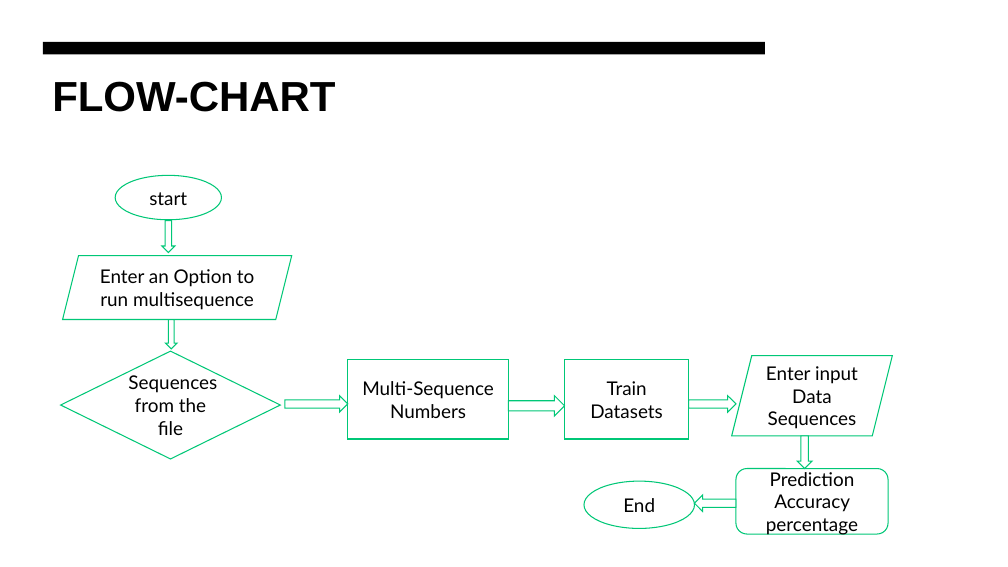
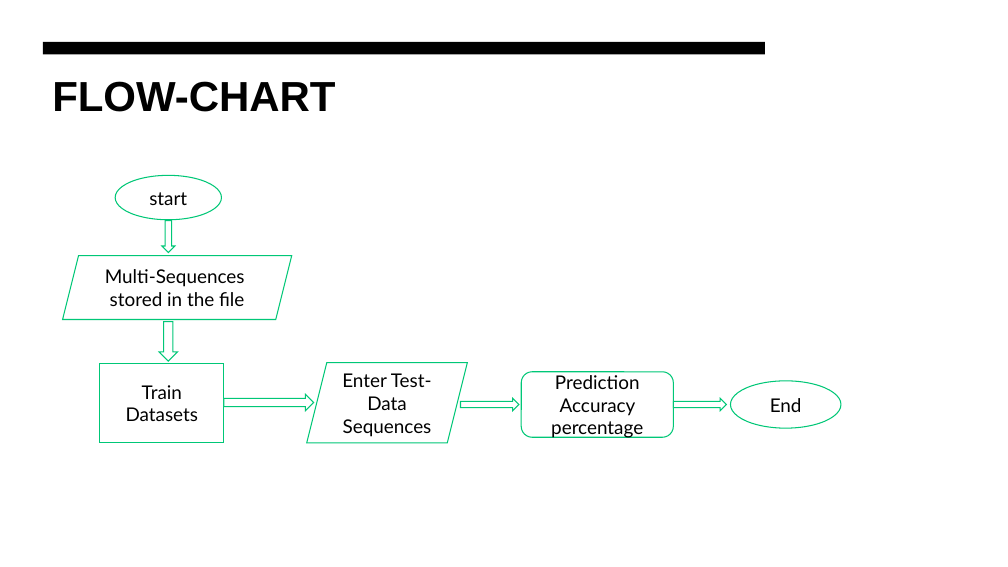
Before and after one commit to faizmohammedkhan7/neocortexapi, a slide deck: slide 8 of source/MySEProject/Documentation/ML-22-23-15 Approve Prediction of Multisequence Learning .pptx. Drawn at 1008x567 pixels with LibreOffice and Linux fonts; fonts in the diff are those of the drawing. Boxes give left, top, right and bottom in pixels: in the first picture for what was removed or moved away, otherwise in the second. Text is boxed around its words. In the diff, an @@ line names an element or a change of style, - is before the commit and + after.

```diff
--- a/source/MySEProject/Documentation/ML-22-23-15 Approve Prediction of Multisequence Learning .pptx
+++ b/source/MySEProject/Documentation/ML-22-23-15 Approve Prediction of Multisequence Learning .pptx
@@ text in parallelogram at [105, 269, 245, 306]: text changed @@
-Enter an Option to run multisequence
+Multi-Sequences stored in the file
@@ down arrow: place and size @@
-down arrow at [166, 320, 178, 349]
+down arrow at [159, 321, 177, 361]
@@ diamond removed at [60, 351, 281, 459] @@
-Sequences from the file
@@ rectangle "Train Datasets": place and size @@
-rectangle "Train Datasets" at [565, 360, 689, 439]
+rectangle "Train Datasets" at [100, 363, 224, 442]
@@ parallelogram "Enter Test- Data Sequences": place and size @@
-parallelogram "Enter Test- Data Sequences" at [732, 355, 892, 436]
+parallelogram "Enter Test- Data Sequences" at [307, 363, 467, 443]
@@ text in parallelogram at [342, 373, 432, 437]: text changed @@
-Enter input Data Sequences
+Enter Test- Data Sequences
@@ rectangle removed at [348, 360, 508, 439] @@
-Multi-Sequence Numbers
@@ rounded rectangle "Prediction Accuracy percentage": place and size @@
-rounded rectangle "Prediction Accuracy percentage" at [737, 469, 889, 535]
+rounded rectangle "Prediction Accuracy percentage" at [522, 372, 674, 438]
@@ ellipse "End": place and size @@
-ellipse "End" at [584, 481, 694, 529]
+ellipse "End" at [730, 381, 841, 429]
@@ right arrow: place and size @@
-right arrow at [285, 395, 348, 412]
+right arrow at [224, 395, 314, 411]
@@ right arrow: place and size @@
-right arrow at [509, 395, 565, 416]
+right arrow at [461, 399, 519, 411]
@@ right arrow: place and size @@
-right arrow at [689, 395, 737, 412]
+right arrow at [674, 399, 727, 411]
@@ down arrow removed at [798, 436, 812, 469] @@
@@ left arrow removed at [695, 495, 737, 512] @@
```
Also in this commit, not shown: 2 other files.
